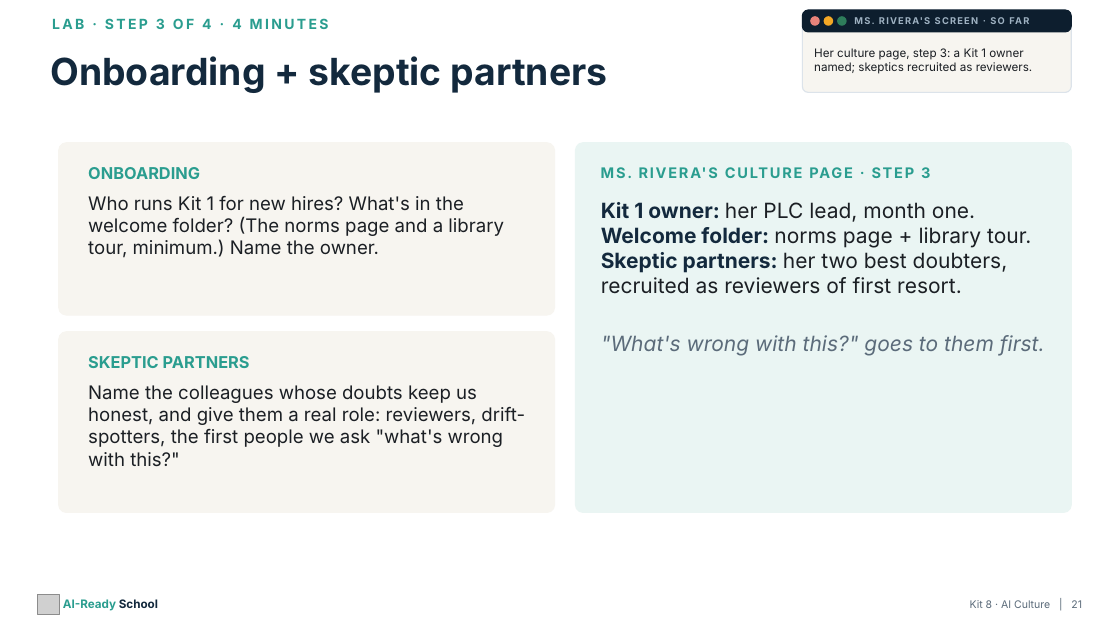
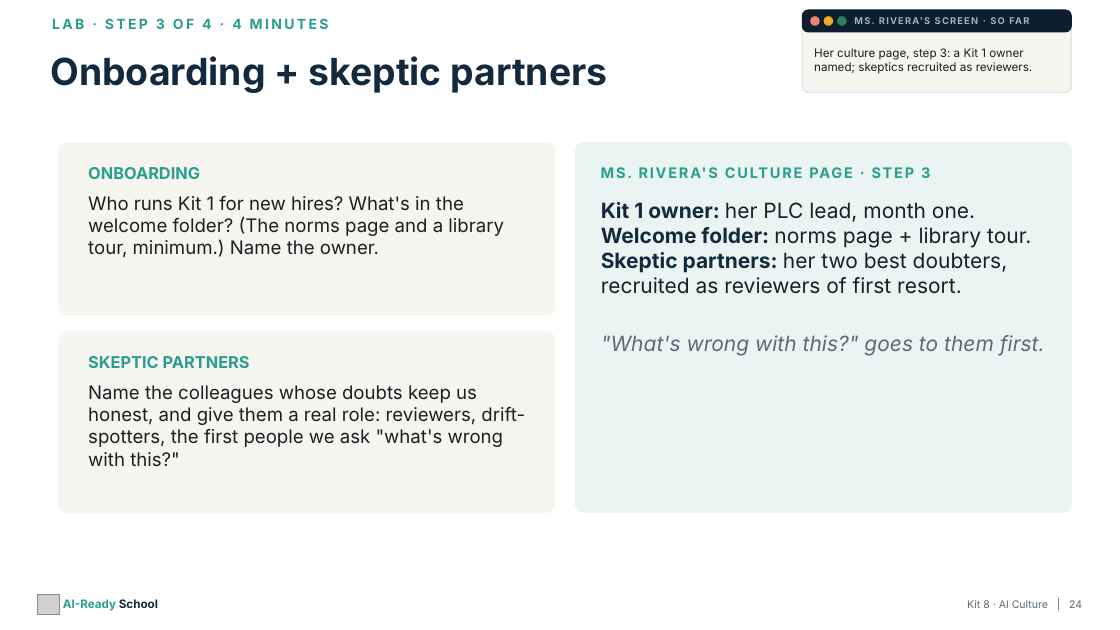
Before and after one commit to aspinozzi1/Ai-School-Ready, a slide deck: slide 24 of kits/kit08/Kit08_PresentationDeck.pptx (slide 21 before the commit). Drawn at 1120x630 pixels with LibreOffice and Linux fonts; fonts in the diff are those of the drawing; grey boxes stand for pictures. Boxes give left, top, right and bottom in pixels: in the first picture for what was removed or moved away, otherwise in the second. Text is boxed around its words. In the diff, an @@ line names an element or a change of style, - is before the commit and + after.

```diff
--- a/kits/kit08/Kit08_PresentationDeck.pptx
+++ b/kits/kit08/Kit08_PresentationDeck.pptx
@@ text at (967,600,1082,608): text changed @@
-Kit 8 · AI Culture | 21
+Kit 8 · AI Culture | 24
```
Also in this commit, not shown: 11 other slides changed, 5 slides added, 5 other files.
